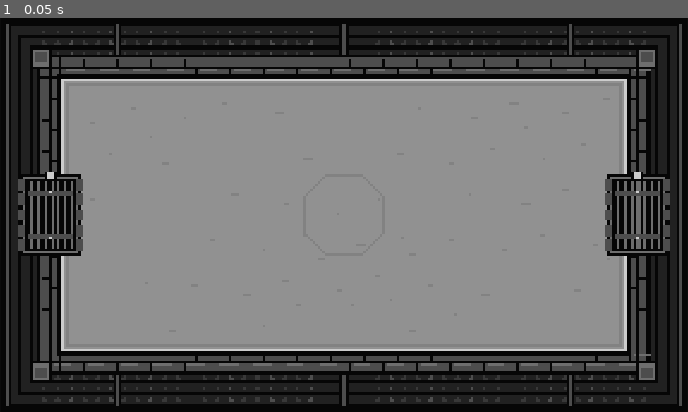
Above: before the commit, frame 1.
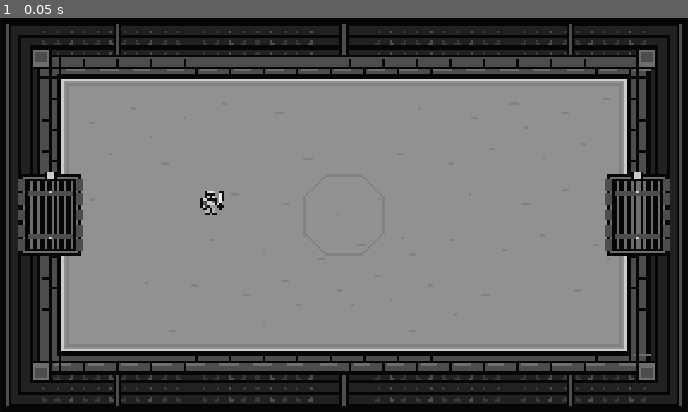
Above: after the commit, the same moment.

Repository: JoshuaLi-hua/divine-coliseum
Game: Godot game, scene res://scenes/main/main.tscn
Two runs of this game, one before a commit and one after it. Both use one fixed random seed, a clock stepped at 60 frames per second and the inputs below.
Inputs:
- Up to frame 1 (0.05 s): no input

The runs differ from the first frame. In frame 1, 0.1% of the frame differs, in the area x 29-33%, y 43-50%.

Commit message:
Divine Coliseum - Step 2 Ironbound Knight Prototype

Diff:
--- a/scenes/arena/arena.tscn
+++ b/scenes/arena/arena.tscn
@@ -1,6 +1,7 @@
-[gd_scene load_steps=2 format=3]
+[gd_scene load_steps=3 format=3]
 
 [ext_resource type="Script" path="res://scenes/arena/arena.gd" id="1_arena"]
+[ext_resource type="PackedScene" path="res://scenes/units/ironbound_knight.tscn" id="2_knight"]
 
 [node name="Arena" type="Node2D"]
 script = ExtResource("1_arena")
@@ -9,3 +10,6 @@
 position = Vector2(0, 0)
 enabled = true
 position_smoothing_enabled = false
+
+[node name="IronboundKnight" parent="." instance=ExtResource("2_knight")]
+position = Vector2(-320, 0)
--- /dev/null
+++ b/scenes/units/ironbound_knight.tscn
@@ -0,0 +1,91 @@
+[gd_scene load_steps=2 format=3]
+
+[ext_resource type="PackedScene" path="res://scenes/units/unit.tscn" id="1_unit"]
+
+[node name="IronboundKnight" instance=ExtResource("1_unit")]
+unit_name = "Ironbound Knight"
+max_health = 180
+move_speed = 120.0
+attack_damage = 17
+attack_range = 48.0
+attack_cooldown = 1.1
+
+[node name="Boots" type="Polygon2D" parent="Visual" index="0"]
+color = Color(0.06, 0.06, 0.06, 1)
+polygon = PackedVector2Array(-12, -17, 12, -17, 12, -5, 16, -5, 16, 0, 2, 0, 0, -10, -2, 0, -16, 0, -16, -5, -12, -5)
+
+[node name="Greaves" type="Polygon2D" parent="Visual" index="1"]
+color = Color(0.72, 0.72, 0.72, 1)
+polygon = PackedVector2Array(-10, -18, -2, -18, -3, -5, -11, -5)
+
+[node name="RightGreave" type="Polygon2D" parent="Visual" index="2"]
+color = Color(0.72, 0.72, 0.72, 1)
+polygon = PackedVector2Array(2, -18, 10, -18, 11, -5, 3, -5)
+
+[node name="ArmorOutline" type="Polygon2D" parent="Visual" index="3"]
+color = Color(0.06, 0.06, 0.06, 1)
+polygon = PackedVector2Array(-12, -43, 10, -43, 17, -36, 15, -24, 11, -23, 14, -15, -14, -15, -11, -24, -18, -27, -18, -36)
+
+[node name="Breastplate" type="Polygon2D" parent="Visual" index="4"]
+color = Color(0.82, 0.82, 0.82, 1)
+polygon = PackedVector2Array(-9, -41, 8, -41, 12, -34, 8, -25, -8, -25, -12, -34)
+
+[node name="ArmorShade" type="Polygon2D" parent="Visual" index="5"]
+color = Color(0.43, 0.43, 0.43, 1)
+polygon = PackedVector2Array(1, -40, 8, -40, 11, -34, 7, -26, 1, -26)
+
+[node name="Fauld" type="Polygon2D" parent="Visual" index="6"]
+color = Color(0.6, 0.6, 0.6, 1)
+polygon = PackedVector2Array(-8, -23, 8, -23, 11, -18, -11, -18)
+
+[node name="SwordOutline" type="Polygon2D" parent="Visual" index="7"]
+color = Color(0.06, 0.06, 0.06, 1)
+polygon = PackedVector2Array(21, -55, 26, -62, 31, -55, 29, -25, 34, -25, 34, -20, 28, -20, 28, -12, 22, -12, 22, -20, 16, -20, 16, -25, 21, -25)
+
+[node name="SwordBlade" type="Polygon2D" parent="Visual" index="8"]
+color = Color(0.94, 0.94, 0.94, 1)
+polygon = PackedVector2Array(24, -54, 26, -58, 28, -54, 26, -26, 23, -26)
+
+[node name="SwordGuard" type="Polygon2D" parent="Visual" index="9"]
+color = Color(0.72, 0.72, 0.72, 1)
+polygon = PackedVector2Array(18, -24, 32, -24, 32, -22, 18, -22)
+
+[node name="SwordGrip" type="Polygon2D" parent="Visual" index="10"]
+color = Color(0.43, 0.43, 0.43, 1)
+polygon = PackedVector2Array(24, -20, 26, -20, 26, -14, 24, -14)
+
+[node name="Gauntlet" type="Polygon2D" parent="Visual" index="11"]
+color = Color(0.82, 0.82, 0.82, 1)
+polygon = PackedVector2Array(13, -28, 20, -28, 23, -24, 21, -20, 14, -21)
+
+[node name="HelmetOutline" type="Polygon2D" parent="Visual" index="12"]
+color = Color(0.06, 0.06, 0.06, 1)
+polygon = PackedVector2Array(-12, -55, -7, -60, 7, -60, 12, -55, 12, -41, 6, -36, -6, -36, -12, -41)
+
+[node name="Helmet" type="Polygon2D" parent="Visual" index="13"]
+color = Color(0.82, 0.82, 0.82, 1)
+polygon = PackedVector2Array(-9, -54, -5, -57, 5, -57, 9, -54, 9, -43, 4, -39, -4, -39, -9, -43)
+
+[node name="Visor" type="Polygon2D" parent="Visual" index="14"]
+color = Color(0.06, 0.06, 0.06, 1)
+polygon = PackedVector2Array(-8, -50, 8, -50, 8, -46, 2, -46, 2, -41, -2, -41, -2, -46, -8, -46)
+
+[node name="HelmetRidge" type="Polygon2D" parent="Visual" index="15"]
+color = Color(0.94, 0.94, 0.94, 1)
+polygon = PackedVector2Array(-1, -57, 1, -57, 1, -51, -1, -51)
+
+[node name="ShieldOutline" type="Polygon2D" parent="Visual" index="16"]
+color = Color(0.06, 0.06, 0.06, 1)
+polygon = PackedVector2Array(-24, -38, -12, -42, 0, -38, -1, -20, -12, -10, -23, -20)
+
+[node name="ShieldFace" type="Polygon2D" parent="Visual" index="17"]
+color = Color(0.82, 0.82, 0.82, 1)
+polygon = PackedVector2Array(-21, -36, -12, -39, -3, -36, -4, -22, -12, -14, -20, -22)
+
+[node name="ShieldInset" type="Polygon2D" parent="Visual" index="18"]
+color = Color(0.3, 0.3, 0.3, 1)
+polygon = PackedVector2Array(-18, -34, -12, -36, -6, -34, -7, -23, -12, -18, -17, -23)
+
+[node name="ShieldStripe" type="Polygon2D" parent="Visual" index="19"]
+color = Color(0.82, 0.82, 0.82, 1)
+polygon = PackedVector2Array(-13, -35, -11, -35, -11, -20, -13, -20)
--- /dev/null
+++ b/scenes/units/unit.gd
@@ -0,0 +1,15 @@
+extends CharacterBody2D
+## Minimal shared foundation. Stats are inert until later gameplay steps.
+
+@export var unit_name: String = "Unit"
+@export var max_health: int = 1
+@export var move_speed: float = 0.0
+@export var attack_damage: int = 0
+@export var attack_range: float = 0.0
+@export var attack_cooldown: float = 1.0
+
+var current_health: int = 0
+
+
+func _ready() -> void:
+	current_health = max_health
--- /dev/null
+++ b/scenes/units/unit.tscn
@@ -0,0 +1,17 @@
+[gd_scene load_steps=3 format=3]
+
+[ext_resource type="Script" path="res://scenes/units/unit.gd" id="1_unit"]
+
+[sub_resource type="CapsuleShape2D" id="Capsule_unit"]
+radius = 10.0
+height = 28.0
+
+[node name="Unit" type="CharacterBody2D"]
+motion_mode = 1
+script = ExtResource("1_unit")
+
+[node name="Visual" type="Node2D" parent="."]
+
+[node name="CollisionShape2D" type="CollisionShape2D" parent="."]
+position = Vector2(0, -14)
+shape = SubResource("Capsule_unit")
Not shown, added: scenes/units/unit.gd.uid
